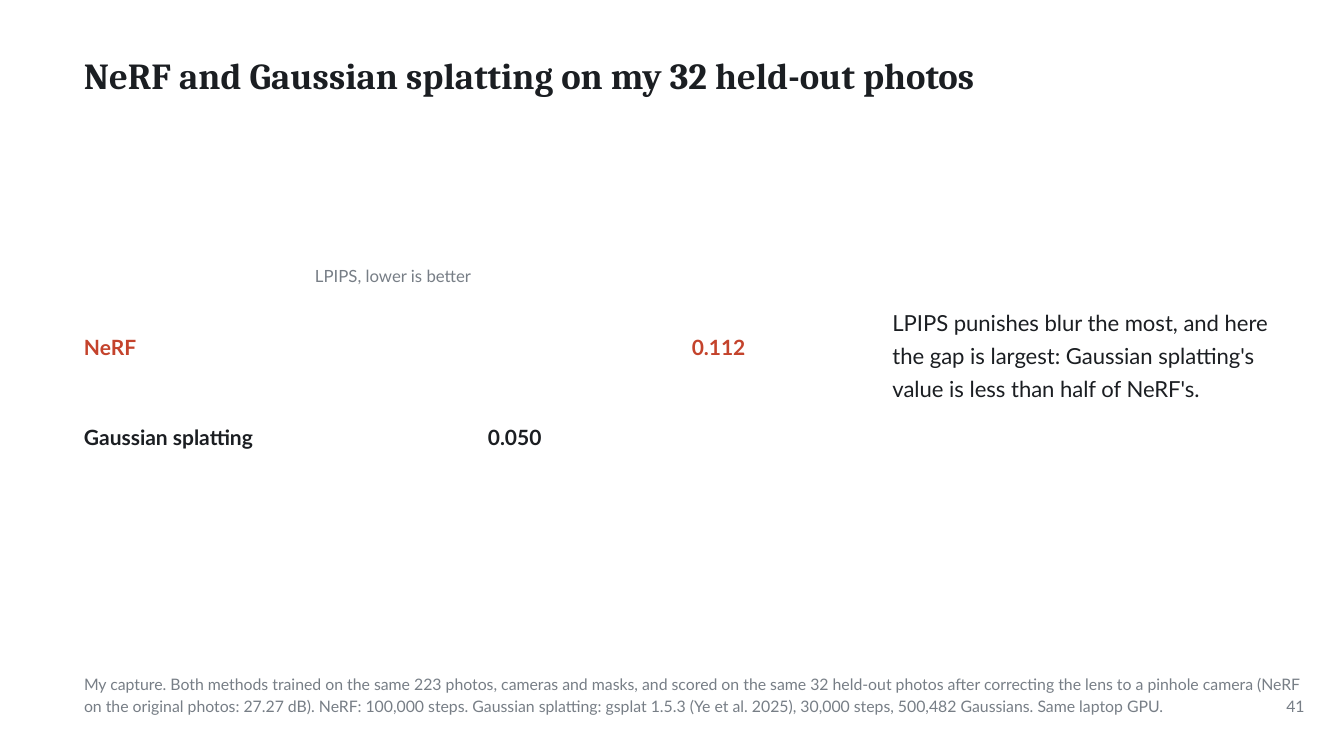
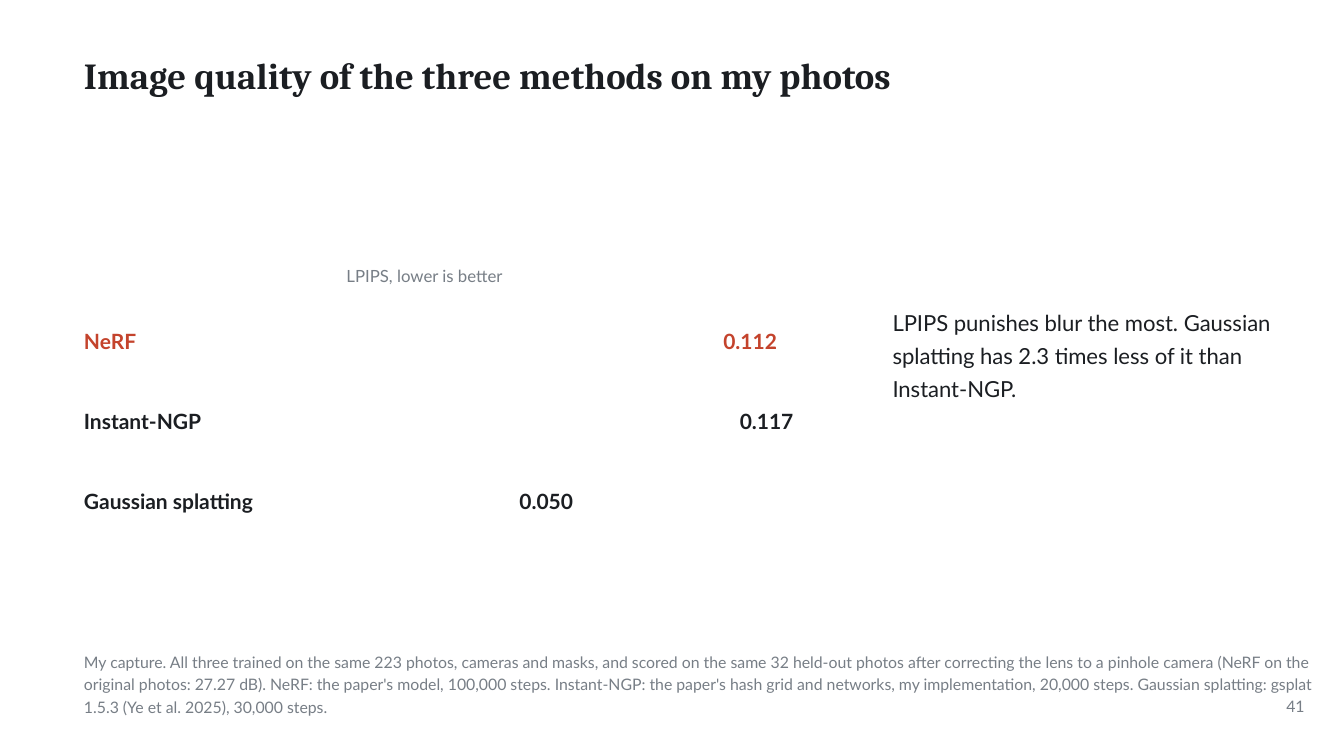
Before and after one commit to ertugrul-senturk/interactive-slides, a slide deck: slide 84 of public/decks/2026-11-nerf-neural-radiance-fields.pptx. Drawn at 1344x756 pixels with LibreOffice and Linux fonts; fonts in the diff are those of the drawing; background and template pictures are left out. Boxes give left, top, right and bottom in pixels: in the first picture for what was removed or moved away, otherwise in the second. Text is boxed around its words. In the diff, an @@ line names an element or a change of style, - is before the commit and + after.

```diff
--- a/public/decks/2026-11-nerf-neural-radiance-fields.pptx
+++ b/public/decks/2026-11-nerf-neural-radiance-fields.pptx
@@ text at [84, 63, 890, 97]: text changed @@
-NeRF and Gaussian splatting on my 32 held-out photos
+Image quality of the three methods on my photos
@@ text "LPIPS, lower is better": place and size @@
-text "LPIPS, lower is better" at [315, 269, 472, 284]
+text "LPIPS, lower is better" at [346, 269, 503, 284]
@@ text "NeRF": place and size @@
-text "NeRF" at [84, 340, 136, 355]
+text "NeRF" at [84, 334, 136, 349]
@@ text "0.112": place and size @@
-text "0.112" at [692, 339, 746, 355]
+text "0.112" at [723, 333, 777, 349]
@@ text at [893, 314, 1271, 397]: text changed @@
-LPIPS punishes blur the most, and here
-the gap is largest: Gaussian splatting's
-value is less than half of NeRF's.
+LPIPS punishes blur the most. Gaussian
+splatting has 2.3 times less of it than
+Instant-NGP.
@@ text added at [84, 413, 201, 429], 15 pt, text #1B1E22, bold @@
+Instant-NGP
@@ text added at [740, 413, 794, 429], 15 pt, text #1B1E22, bold @@
+0.117
@@ text "Gaussian splatting": place and size @@
-text "Gaussian splatting" at [84, 429, 253, 449]
+text "Gaussian splatting" at [84, 493, 253, 513]
@@ text "0.050": place and size @@
-text "0.050" at [488, 429, 542, 445]
+text "0.050" at [519, 493, 573, 509]
@@ text at [84, 656, 1312, 716]: text changed @@
-My capture. Both methods trained on the same 223 photos, cameras and masks, and scored on the same 32 held-out photos after correcting the lens to a pinhole camera (NeRF
-on the original photos: 27.27 dB). NeRF: 100,000 steps. Gaussian splatting: gsplat 1.5.3 (Ye et al. 2025), 30,000 steps, 500,482 Gaussians. Same laptop GPU.
+My capture. All three trained on the same 223 photos, cameras and masks, and scored on the same 32 held-out photos after correcting the lens to a pinhole camera (NeRF on the
+original photos: 27.27 dB). NeRF: the paper's model, 100,000 steps. Instant-NGP: the paper's hash grid and networks, my implementation, 20,000 steps. Gaussian splatting: gsplat
+1.5.3 (Ye et al. 2025), 30,000 steps.
```
Also in this commit, not shown: 8 other slides changed, 3 slides added, 2 slides removed, 24 other files.
